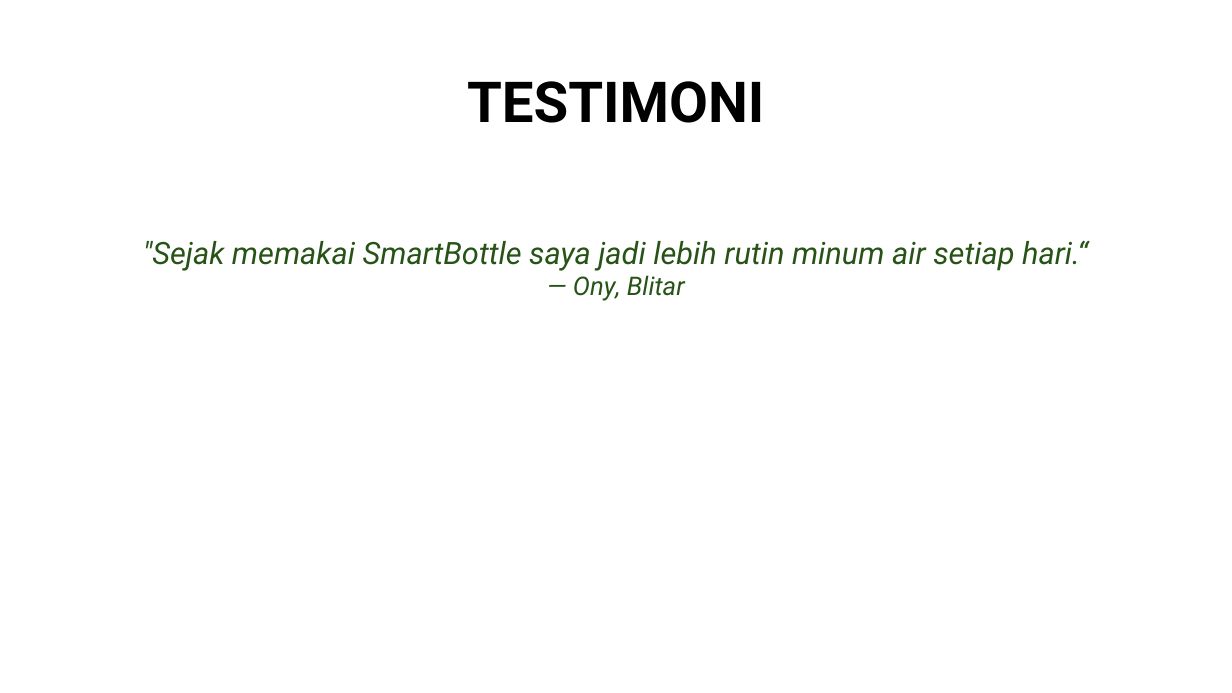
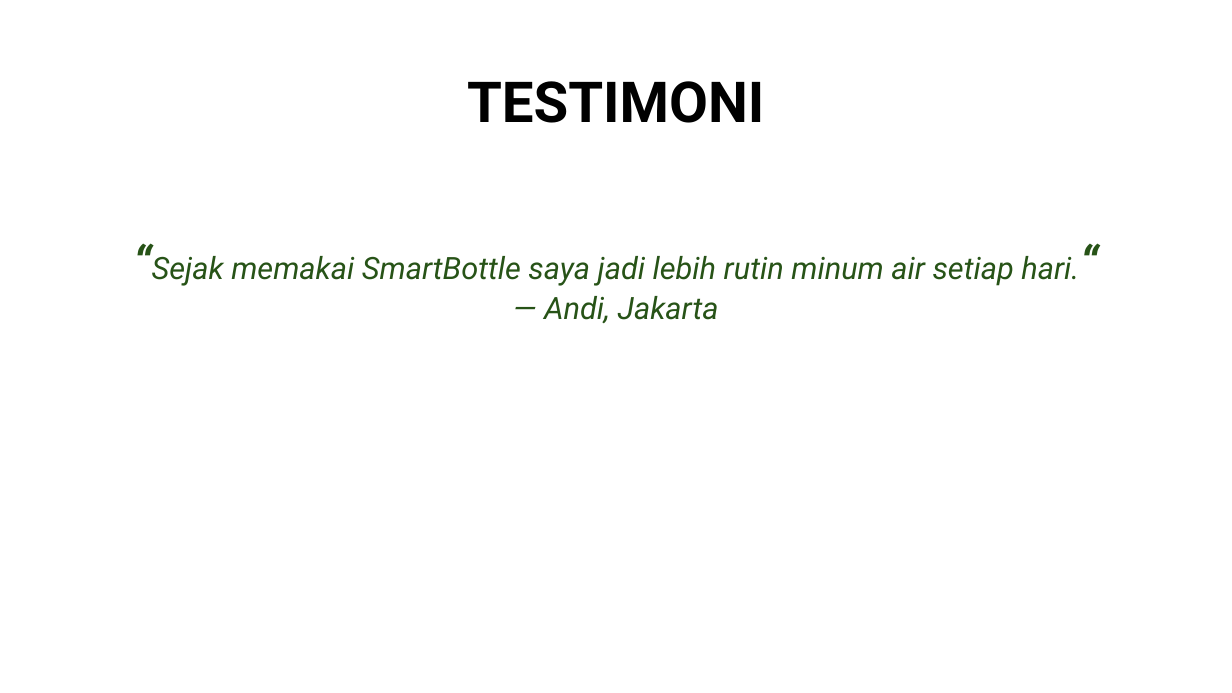
Before and after one commit to onysu/kursus, a slide deck: slide 4 of assets/files/SmartBottle.pptx. Drawn at 1232x693 pixels with LibreOffice and Linux fonts; fonts in the diff are those of the drawing. Boxes give left, top, right and bottom in pixels: in the first picture for what was removed or moved away, otherwise in the second. Text is boxed around its words. In the diff, an @@ line names an element or a change of style, - is before the commit and + after.

```diff
--- a/assets/files/SmartBottle.pptx
+++ b/assets/files/SmartBottle.pptx
@@ text at <box>152,256,1079,323</box>: text changed @@
-"Sejak memakai SmartBottle saya jadi lebih rutin minum air setiap hari.“
-— Ony, Blitar
+“Sejak memakai SmartBottle saya jadi lebih rutin minum air setiap hari.“
+— Andi, Jakarta
```
Also in this commit, not shown: 1 other slide changed, 2 other files.
